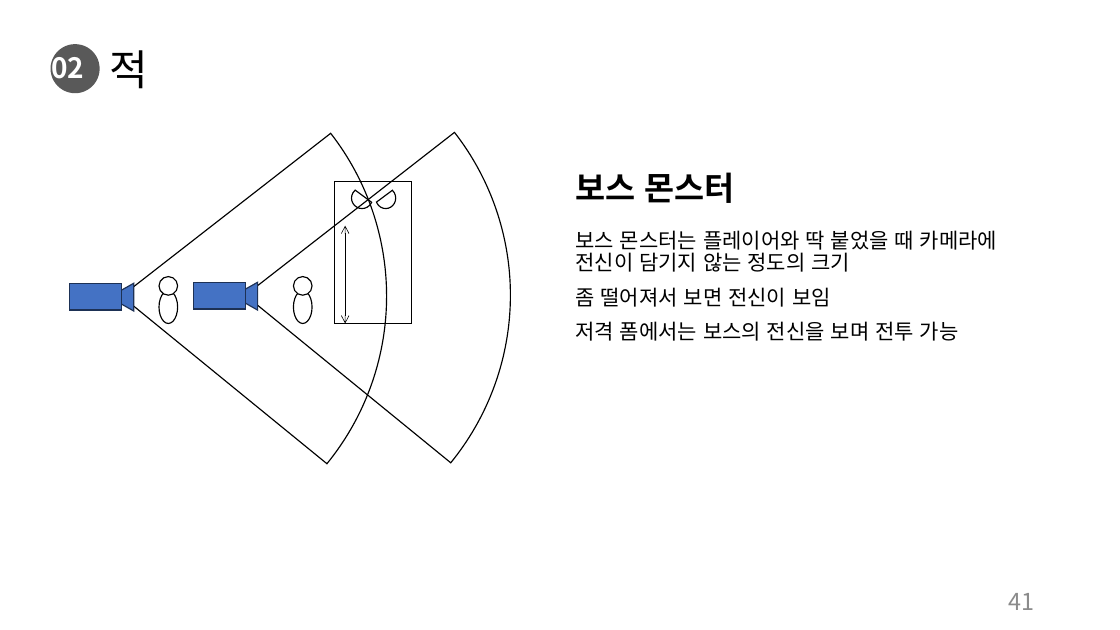
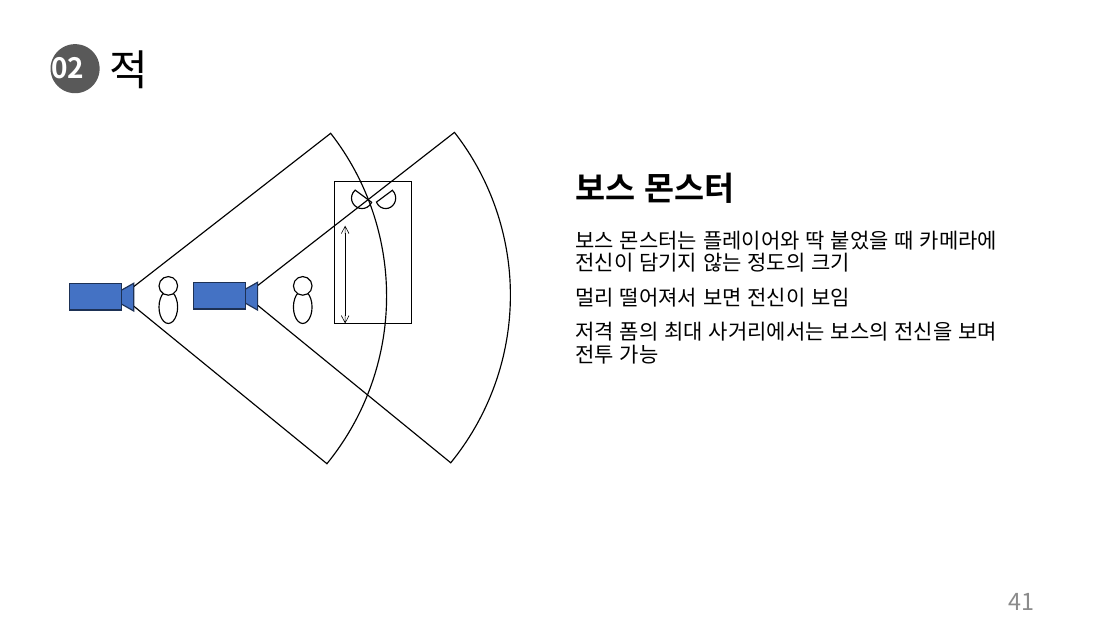
Before and after one commit to charobe/HDB, a slide deck: slide 41 of 조영욱/하자 드 바이오.pptx. Drawn at 1120x630 pixels with LibreOffice and Linux fonts; fonts in the diff are those of the drawing. Boxes give left, top, right and bottom in pixels: in the first picture for what was removed or moved away, otherwise in the second. Text is boxed around its words. In the diff, an @@ line names an element or a change of style, - is before the commit and + after.

```diff
--- a/조영욱/하자 드 바이오.pptx
+++ b/조영욱/하자 드 바이오.pptx
@@ text at <box>575,287,997,364</box>: text changed @@
-좀 떨어져서 보면 전신이 보임
-저격 폼에서는 보스의 전신을 보며 전투 가능
+멀리 떨어져서 보면 전신이 보임
+저격 폼의 최대 사거리에서는 보스의 전신을 보며 전투 가능
```
Also in this commit, not shown: 3 other slides changed.
